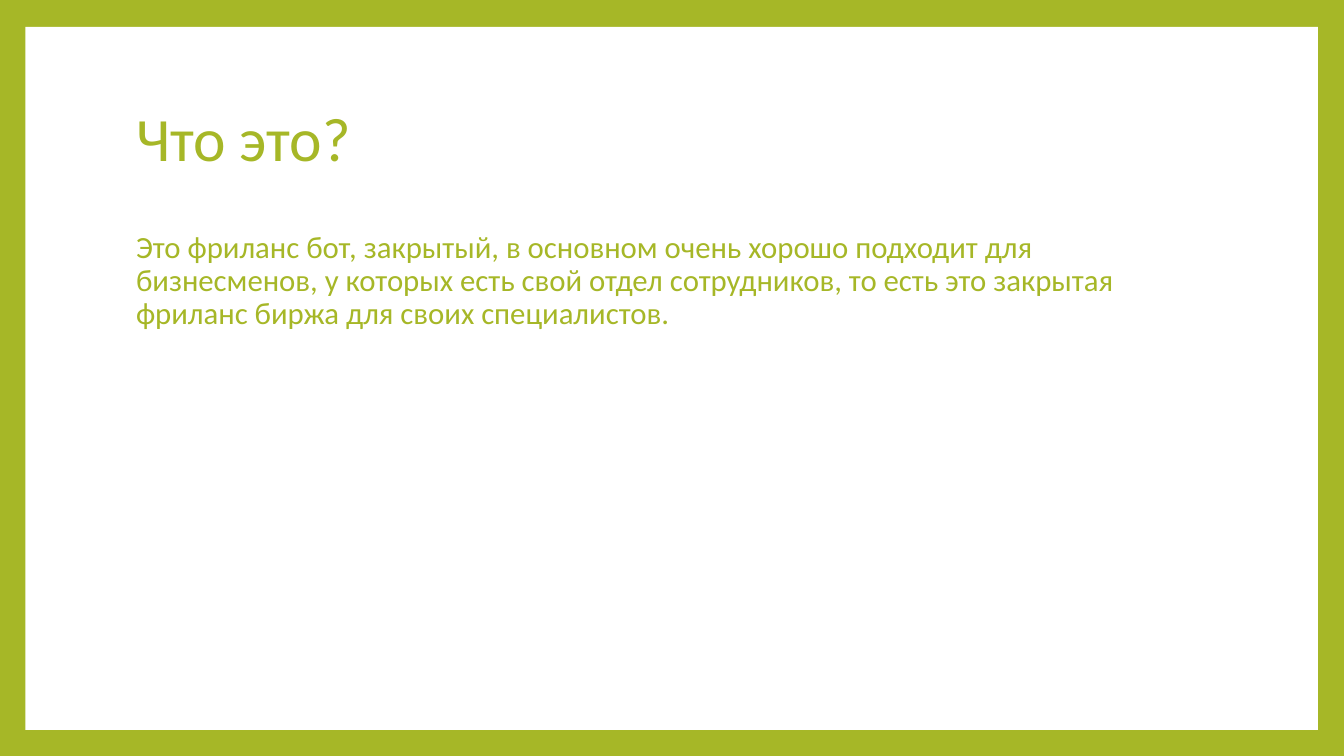
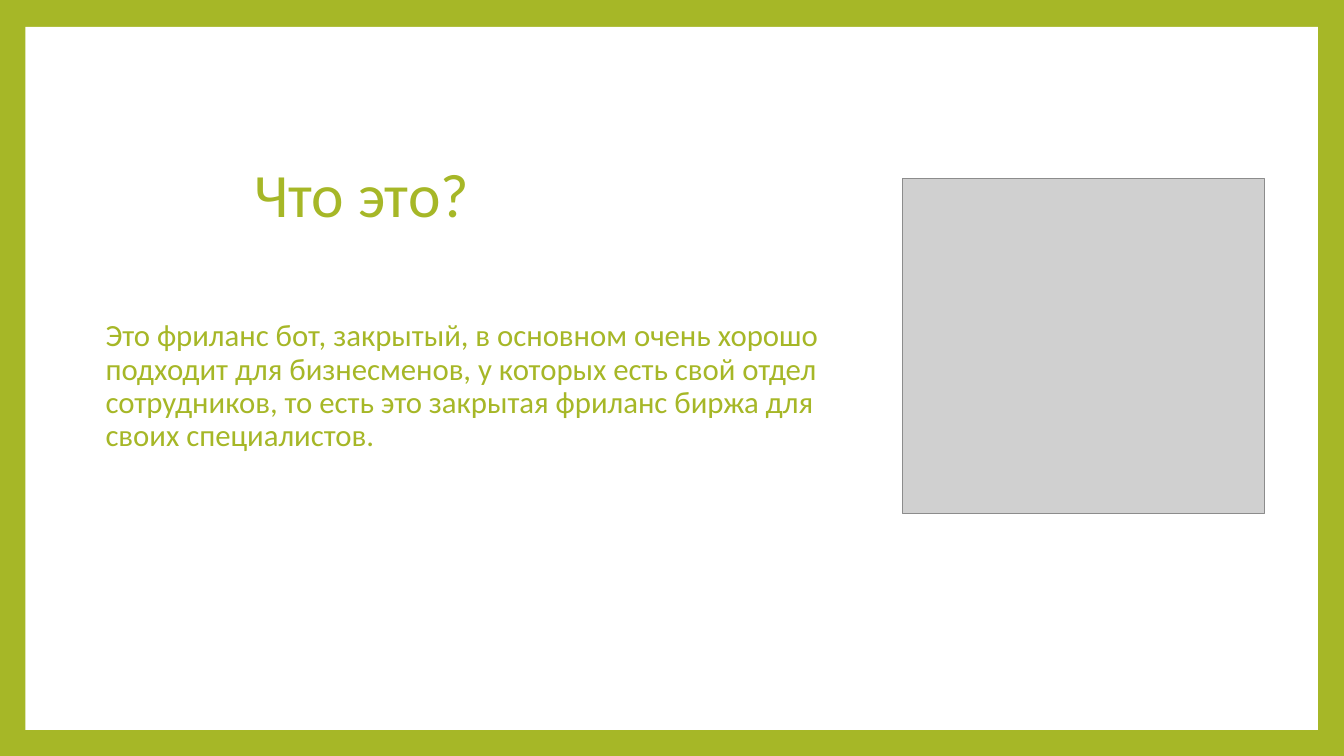
Before and after one commit to wh1tedead1/telegram-project, a slide deck: slide 2 of Фриланс биржа.pptx. Drawn at 1344x756 pixels with LibreOffice and Linux fonts; fonts in the diff are those of the drawing; grey boxes stand for pictures. Boxes give left, top, right and bottom in pixels: in the first picture for what was removed or moved away, otherwise in the second. Text is boxed around its words. In the diff, an @@ line names an element or a change of style, - is before the commit and + after.

```diff
--- a/Фриланс биржа.pptx
+++ b/Фриланс биржа.pptx
@@ title "Что это?": place and size @@
-title "Что это?" at [136, 119, 351, 162]
+title "Что это?" at [254, 175, 469, 218]
@@ title "Что это?" at [254, 175, 469, 218]: alignment left to centre @@
@@ picture added at [902, 178, 1264, 514] @@
@@ text "Это фриланс бот, закрытый, в ..." rewrapped from [136, 237, 1113, 329] to [106, 325, 818, 451] @@
```
Also in this commit, not shown: 3 other slides changed, 1 slide added.
